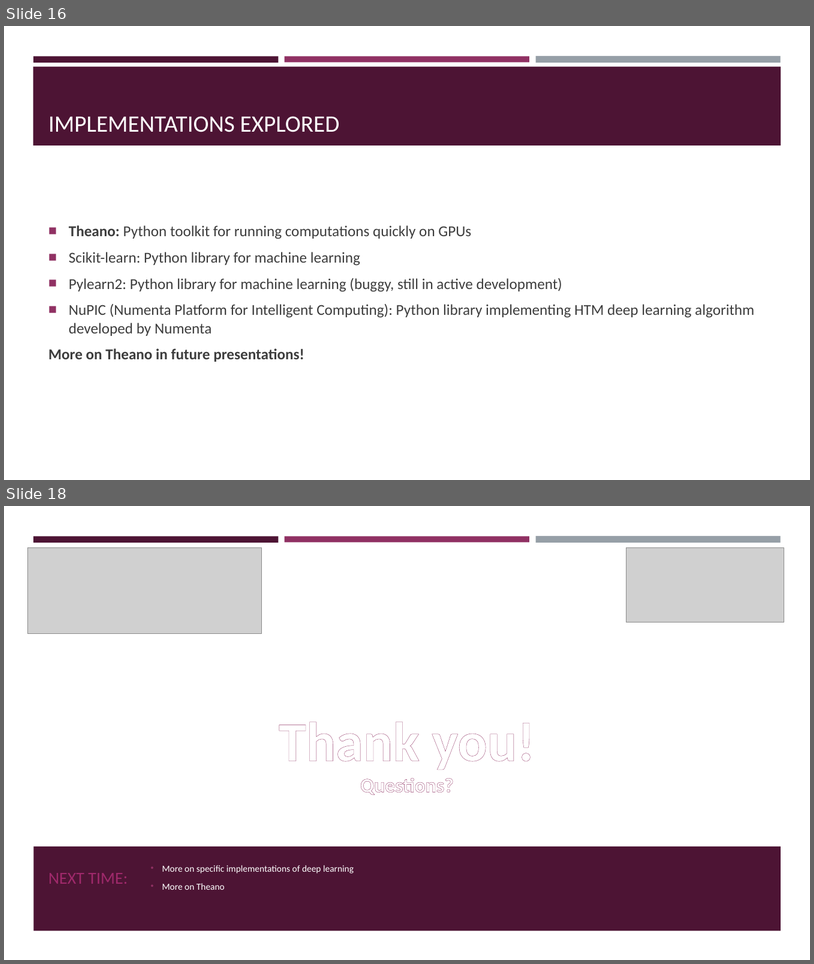
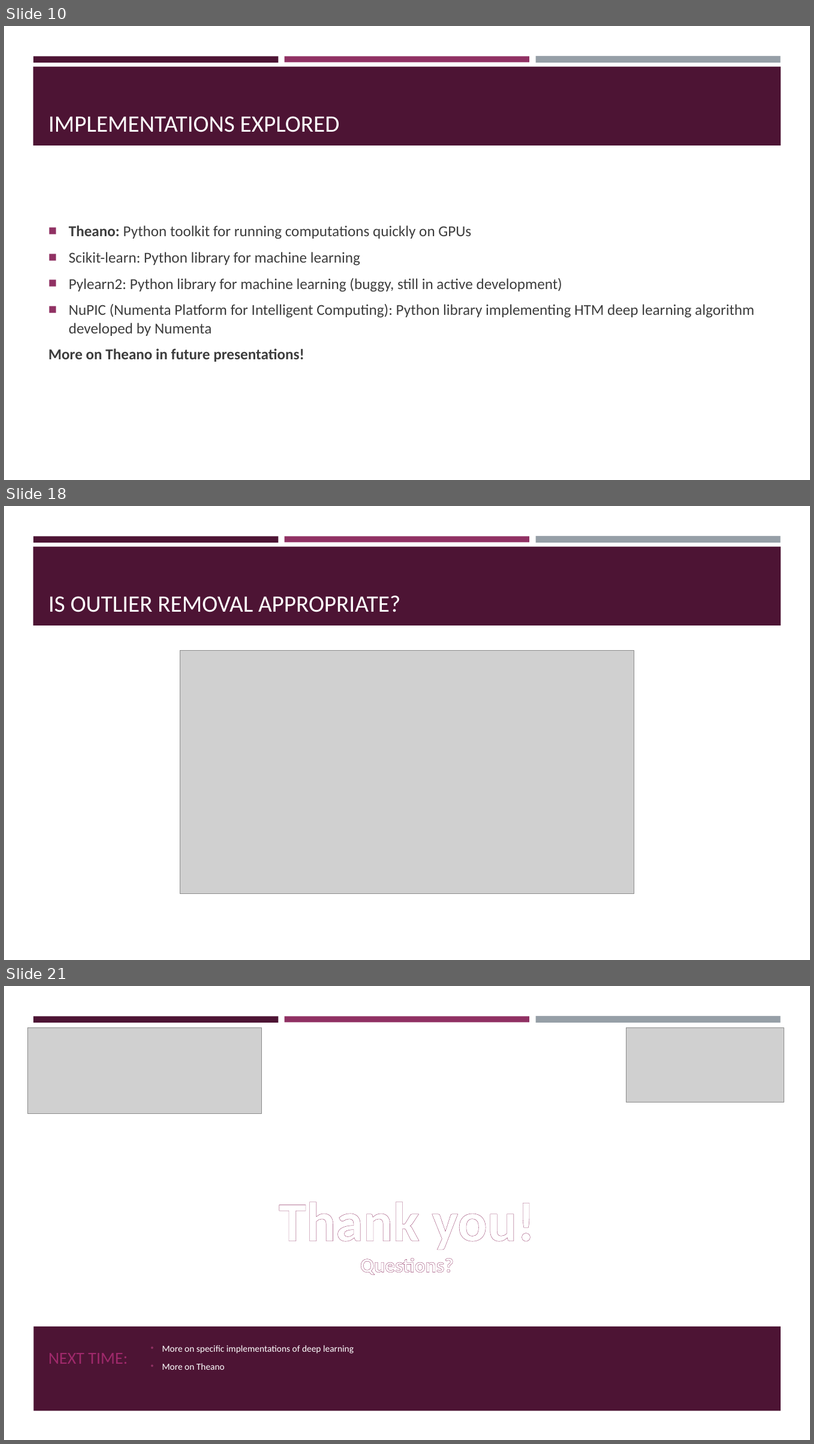
Before and after one commit to akashlevy/Deep-Learn-Oil, a slide deck: presentations/TRiCAM QRI Introductory Presentation.pptx. Shown one above the other, each under a label of ours: slides 16 and 18 before the commit, slides 10, 18 and 21 after it; the slides between them are not shown. The pictures are 814x964 and 814x1444 pixels, drawn with LibreOffice and Linux fonts; fonts in the diff are those of the drawing; grey boxes stand for pictures. Boxes give left, top, right and bottom in pixels: in the first picture for what was removed or moved away, otherwise in the second. Text is boxed around its words. In the diff, an @@ line names an element or a change of style, - is before the commit and + after.

```diff
--- a/presentations/TRiCAM QRI Introductory Presentation.pptx
+++ b/presentations/TRiCAM QRI Introductory Presentation.pptx
@@ slide 18 added at [4, 506, 810, 960], background #FFFFFF; not listed: 4 template elements that a slide beside it also shows @@
@@ title added at [48, 595, 401, 612], 28 pt, text #FFFFFF @@
+IS OUTLIER REMOVAL APPROPRIATE?
@@ picture added at [180, 651, 635, 894] @@
@@ what was slide 16 is now slide 10 @@
@@ what was slide 18 is now slide 21 @@
```
Also in this commit, not shown: 3 slides changed, 8 other slides added, 2 other files.
